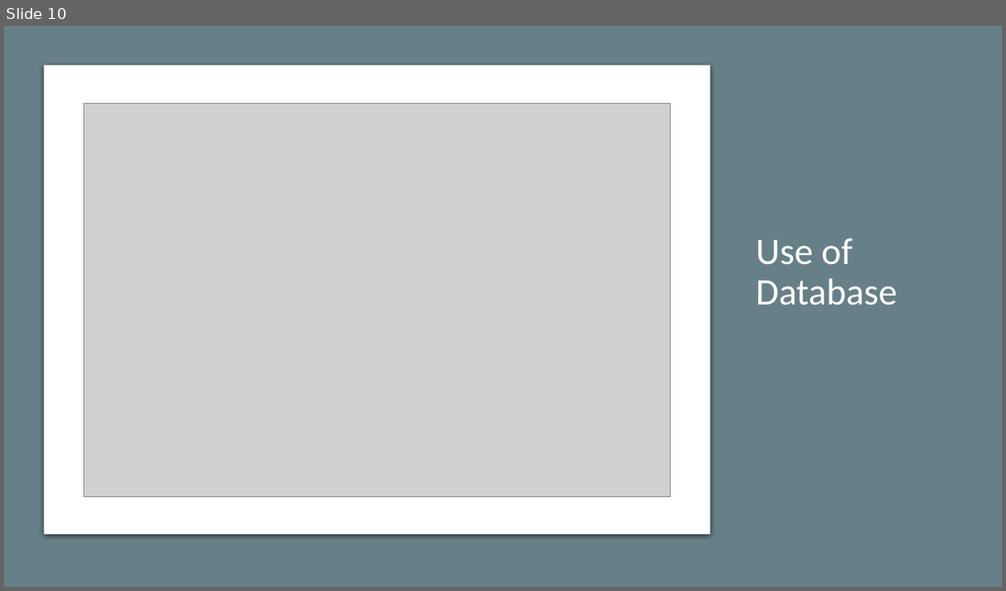
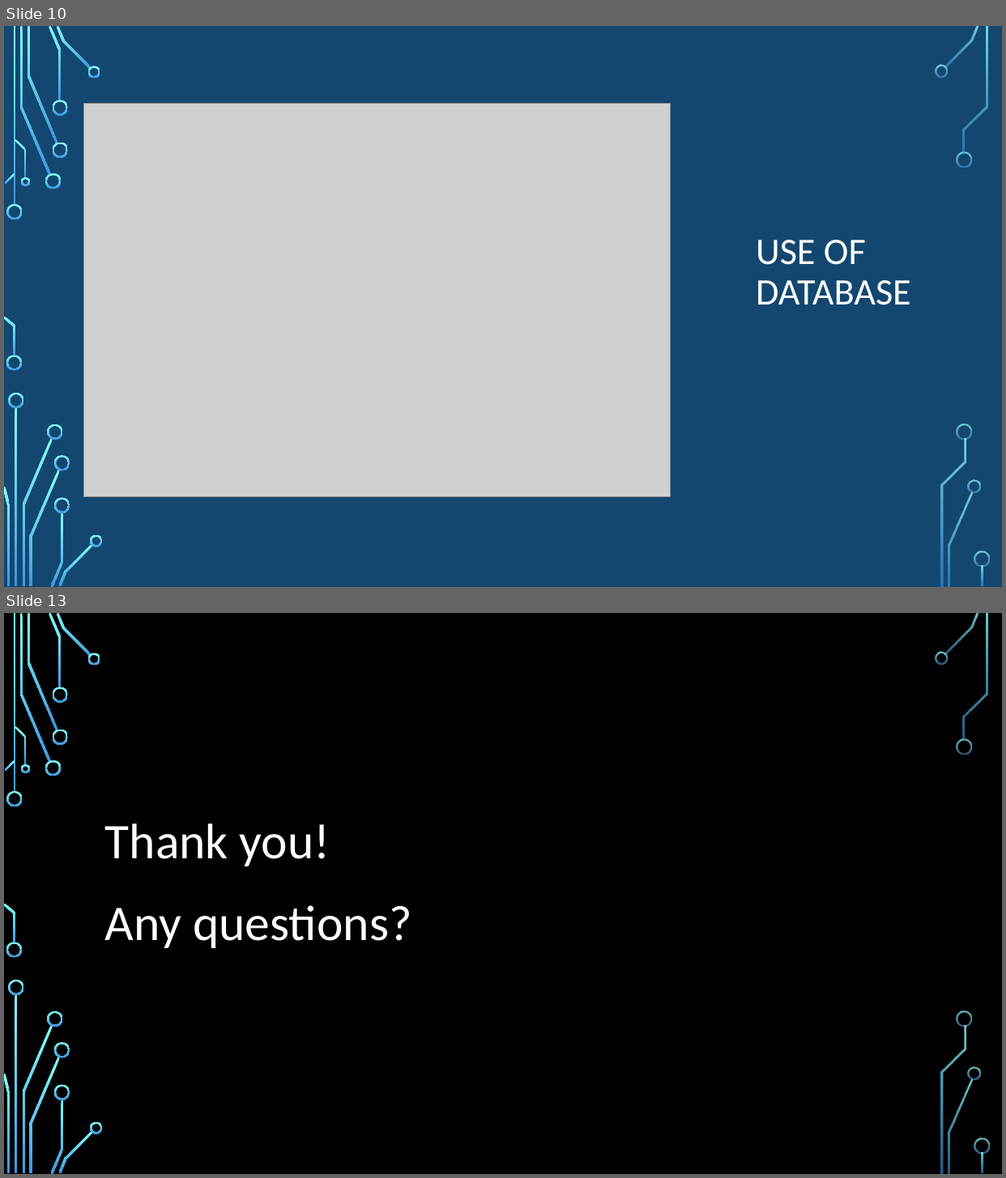
Before and after one commit to GenoShaSha/StudentHousing_Project, a slide deck: FinalProject.pptx. Shown one above the other, each under a label of ours: slide 10 before the commit, slides 10 and 13 after it; the slides between them are not shown. The pictures are 1006x591 and 1006x1178 pixels, drawn with LibreOffice and Linux fonts; fonts in the diff are those of the drawing; grey boxes stand for pictures; background and template pictures are left out. Boxes give left, top, right and bottom in pixels: in the first picture for what was removed or moved away, otherwise in the second. Text is boxed around its words. In the diff, an @@ line names an element or a change of style, - is before the commit and + after.

```diff
--- a/FinalProject.pptx
+++ b/FinalProject.pptx
@@ slide 13 added at box(4, 613, 1002, 1174), background picture (left out); not listed: 36 template elements that a slide beside it also shows @@
@@ text added at box(105, 824, 411, 948), 48 pt, text #FFFFFF @@
+Thank you!
+Any questions?
@@ slide 10 changed as well @@
@@ background #E7E6E6 to picture (left out) @@
@@ rectangle removed at box(4, 26, 1002, 587) @@
@@ rounded rectangle removed at box(44, 66, 710, 535) @@
@@ title at box(756, 240, 911, 305): text changed @@
-Use of Database
+USE OF DATABASE
@@ group added at box(4, 26, 990, 587): 33 freeform shapes, 3 rectangles @@
```
Also in this commit, not shown: 8 other slides changed, 3 other slides added, 2 slides removed, 2 other files.
